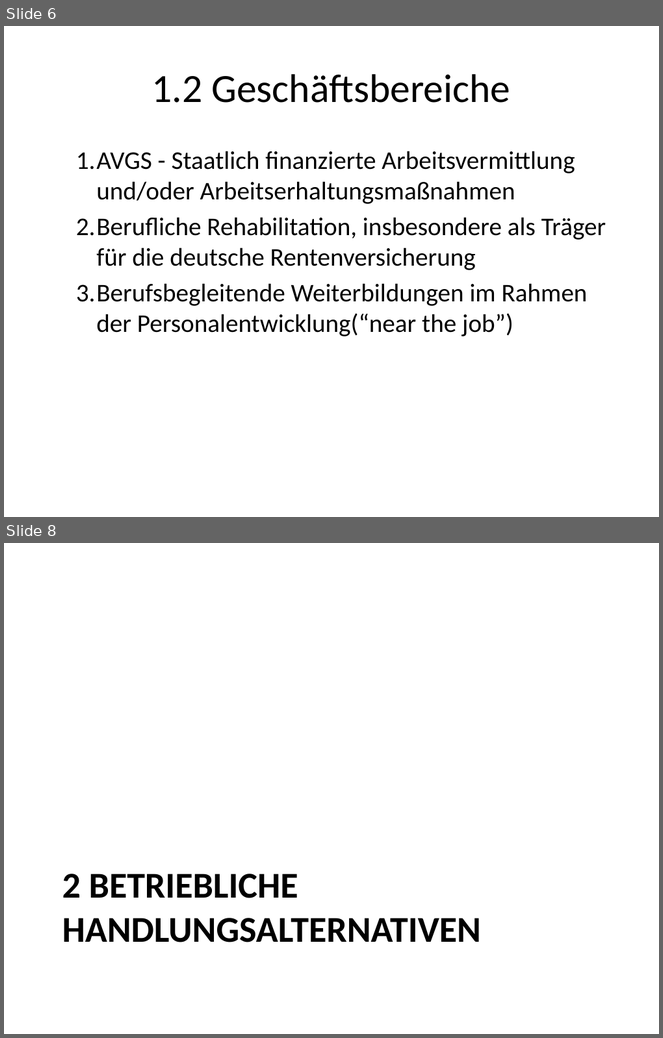
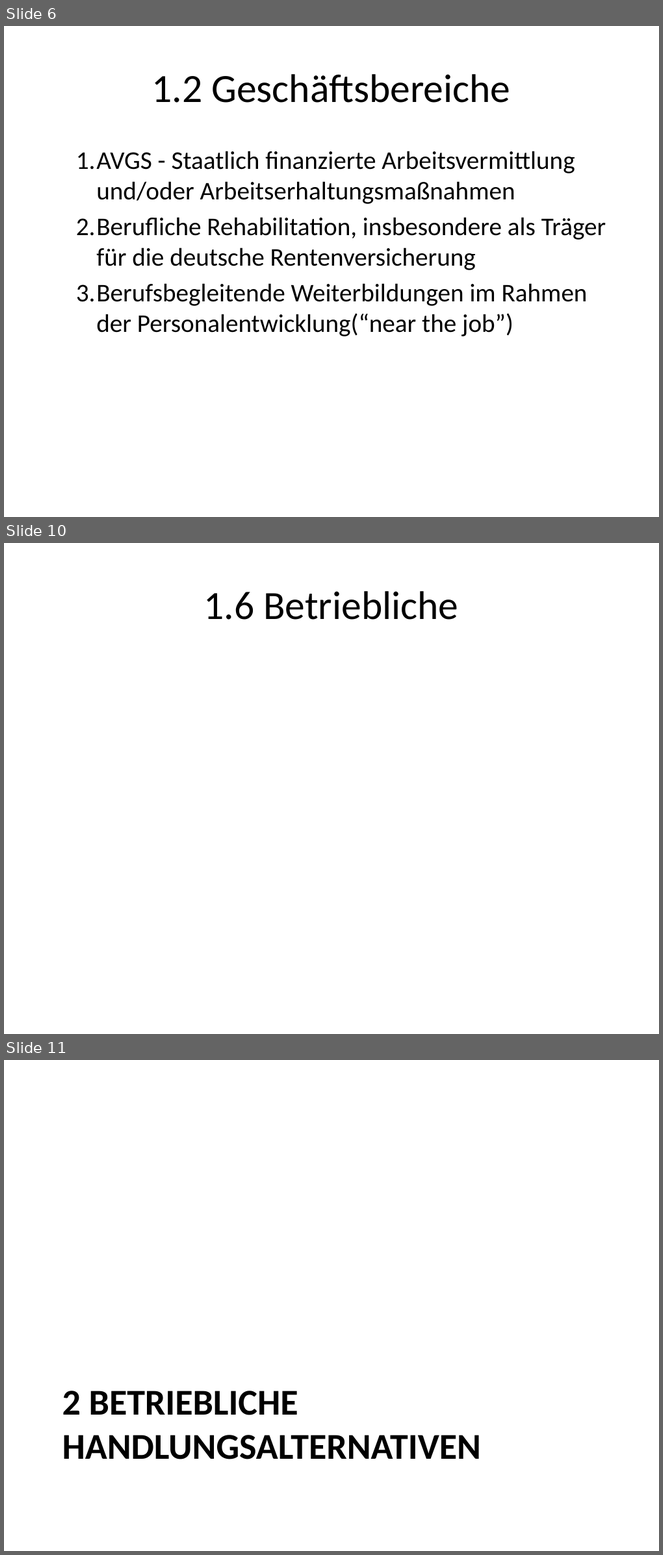
Before and after one commit to roman91DE/wipaed, a slide deck: praktikum/praesentation/praesentation.pptx. Shown one above the other, each under a label of ours: slides 6 and 8 before the commit, slides 6, 10 and 11 after it; the slides between them are not shown. The pictures are 663x1038 and 663x1555 pixels, drawn with LibreOffice and Linux fonts; fonts in the diff are those of the drawing. Boxes give left, top, right and bottom in pixels: in the first picture for what was removed or moved away, otherwise in the second. Text is boxed around its words. In the diff, an @@ line names an element or a change of style, - is before the commit and + after.

```diff
--- a/praktikum/praesentation/praesentation.pptx
+++ b/praktikum/praesentation/praesentation.pptx
@@ slide 10 added at [4, 543, 659, 1034], background #FFFFFF @@
@@ title added at [204, 591, 458, 620], 44 pt, text #000000 @@
+1.6 Betriebliche
@@ what was slide 8 is now slide 11 @@
```
Also in this commit, not shown: 2 slides changed, 4 other slides added, 2 slides removed, 3 other files.
